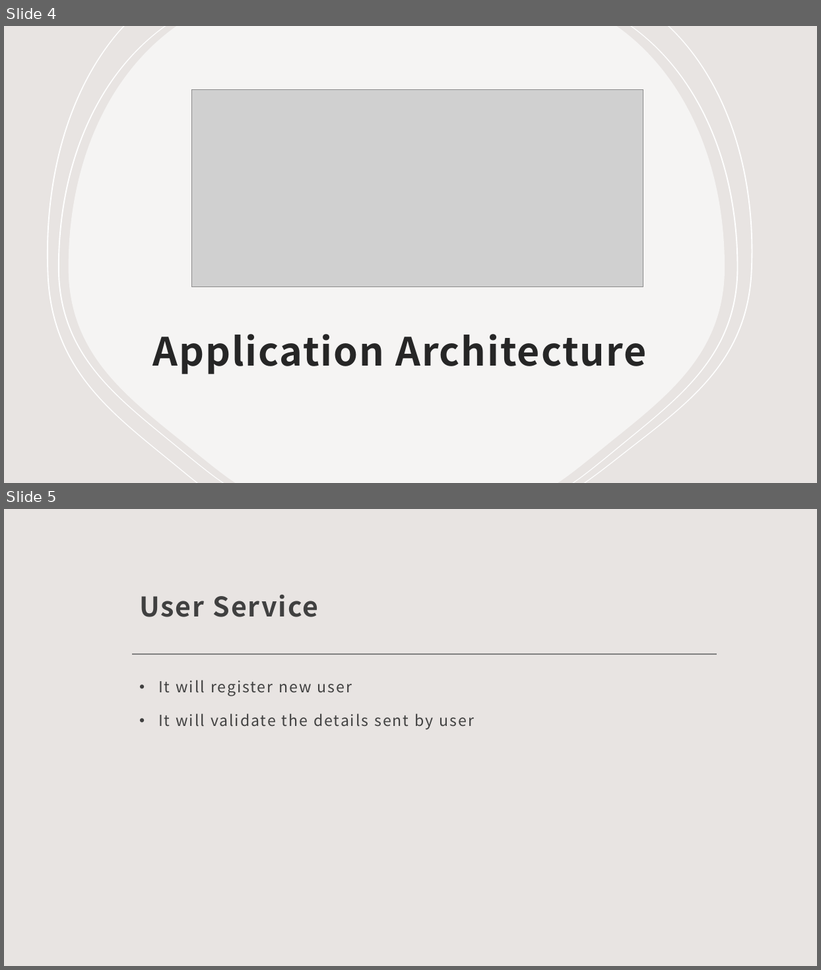
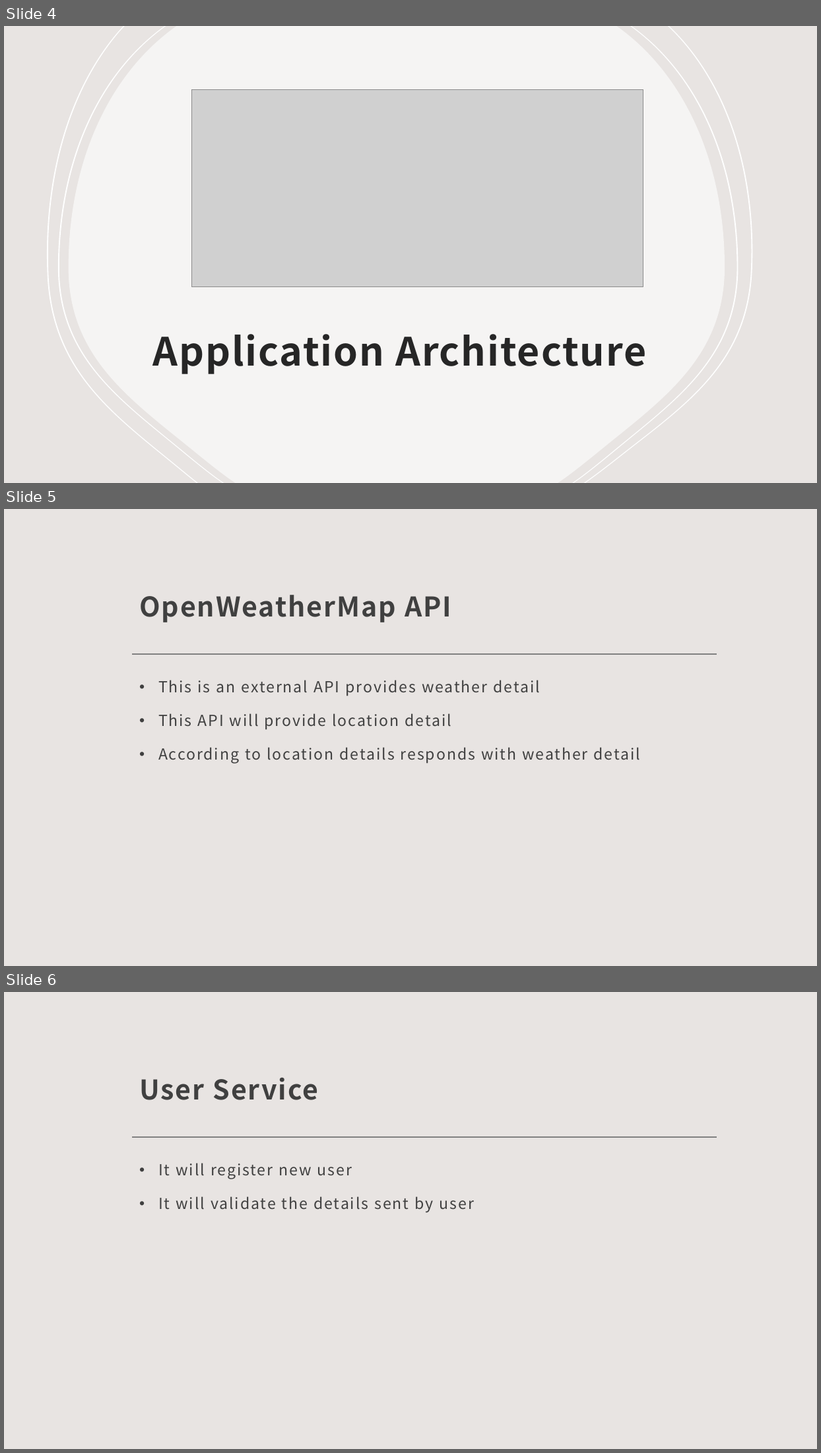
Before and after one commit to sahilk020/weather-application, a slide deck: Weather_App.pptx. Shown one above the other, each under a label of ours: slides 4 and 5 before the commit, slides 4, 5 and 6 after it. The pictures are 821x970 and 821x1453 pixels, drawn with LibreOffice and Linux fonts; fonts in the diff are those of the drawing; grey boxes stand for pictures. Boxes give left, top, right and bottom in pixels: in the first picture for what was removed or moved away, otherwise in the second. Text is boxed around its words. In the diff, an @@ line names an element or a change of style, - is before the commit and + after.

```diff
--- a/Weather_App.pptx
+++ b/Weather_App.pptx
@@ slide 5 added at <box>4,509,817,966</box>, background #E8E4E2; not listed: 1 template element that a slide beside it also shows @@
@@ title added at <box>139,595,451,623</box>, 32 pt, text #404040, bold @@
+OpenWeatherMap API
@@ text added at <box>158,680,640,764</box>, 18 pt, text #404040 @@
+• This is an external API provides weather detail
+• This API will provide location detail
+• According to location details responds with weather detail
@@ what was slide 5 is now slide 6 @@
```
Also in this commit, not shown: 2 other slides added.
